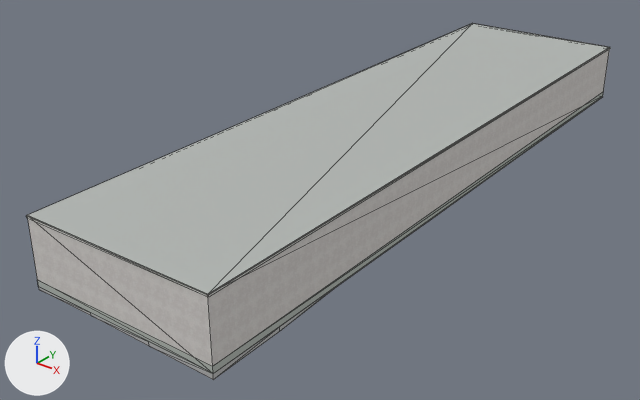
Two versions of the Blender file assets/blender/buildings/osm-way-53921167.blend, one commit apart.
The view is the same before and after, from a 50 mm lens placed at (25.9, -38.3, 20.4), pointed at (-2.0, -3.4, -1.2). Every picture has the same lights, and +X, +Y and +Z are marked at lower left. The first picture is the older version. Mesh edges are drawn as thin lines.

In view in the first picture: 'building foundation 53921167', 'reality 53921167 near reality aged pale plaster', 'reality 53921167 near reality concrete plinth', 'reality 53921167 near reality flat weathered roof', 'reality 53921167 near reality pale aluminum sill'.
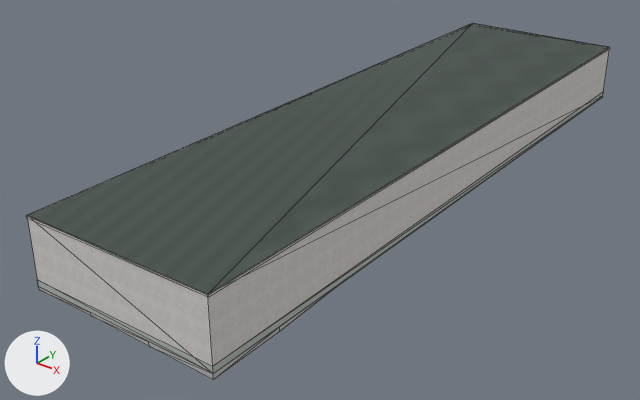
The change, as a list of edits to the scene's bpy script:
```text
Add img_roof_normal_png:
    img_roof_normal_png = load_image('roof-normal.png', '../../../public/models/architecture/textures/roof-normal.png', 256, 256, 'Non-Color')
Add img_roof_color_png:
    img_roof_color_png = load_image('roof-color.png', '../../../public/models/architecture/textures/roof-color.png', 256, 256, 'sRGB')
Change mat_reality_flat_weathered_roof:
    remove # nodes: BsdfPrincipled, OutputMaterial
    remove # colours: grey #b3b7b4
    nodes: BsdfPrincipled, MixRGB, NormalMap, OutputMaterial, TexImage x2
    colours: white #ffffff
    uses the picture img_roof_color_png
    uses the picture img_roof_normal_png
Change me_reality_53921167_near_reality_pale_aluminum_sill:
    used by ob_reality_53921167_near_reality_pale_aluminum_sill; parent = ob_osm_way_53921167; location = (0.0, 0.0, 0.0)
    remove me_reality_53921167_near_reality_pale_aluminum_sill.from_pydata(...)  # 16 vertices, 8 faces; spans x -5.8..5.8, y -19.9..19.9, z 3.4..3.5
    add me_reality_53921167_near_reality_pale_aluminum_sill.from_pydata(...)  # 32 vertices, 16 faces; spans x -5.8..5.8, y -19.9..19.9, z 3.4..3.5
    me_reality_53921167_near_reality_pale_aluminum_sill part 1: the loose piece of 4 vertices spanning x 4.6..5.8, y -19.5..19.8, z 3.4..3.5 is copied, and the copy is moved by (0.0, 0.0, 0.1); it spans x 4.6..5.8, y -19.5..19.8, z 3.5
    me_reality_53921167_near_reality_pale_aluminum_sill part 2: 12 vertices added at x -5.8..5.8, y -19.9..19.9, z 3.5
```

Location of each change, [x1, y1, x2, y2] in pixels of the pictures (640 x 400 px):
'reality 53921167 near reality flat weathered roof', surface changed (darker): [27, 24, 609, 294] in both
part 1 of me_reality_53921167_near_reality_pale_aluminum_sill, added: after [208, 47, 610, 295]
part 2 of me_reality_53921167_near_reality_pale_aluminum_sill, added: after [27, 23, 610, 297]
